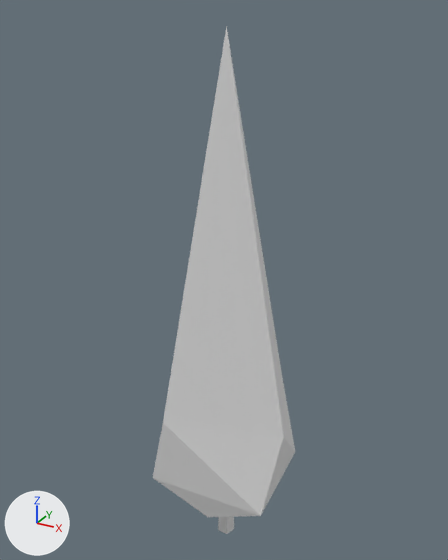
A saved change to the glTF model models/ultimate-pack/low-poly-10/m/nature-tree-poplar.glb.
Both versions are drawn from a camera (50 mm lens) standing at (3.71, -6.8, 7.82) and looking at (-0.12, 0.16, 4.34). Every picture has the same lights, and +X, +Y and +Z are marked at lower left. The picture after the commit comes second. Where no turn or scale is listed for an object, it has been applied to the vertices.

Objects in the first picture: 'tree-poplar'.
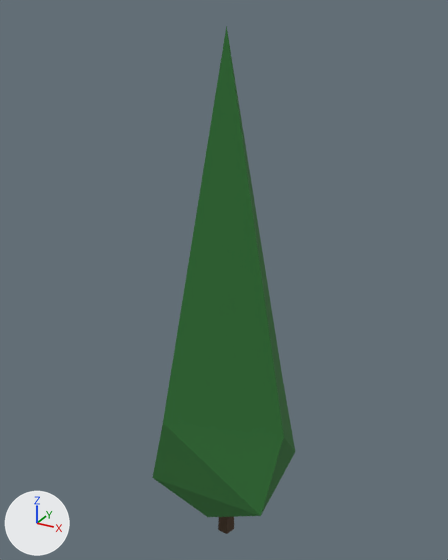
Changed parts and their boxes (x1, y1, x2, y2) in the pictures (448 x 560 px):
'tree-poplar', recoloured (white to dark green): (153, 26, 295, 534) in both

Diff of the bpy script that builds the scene:
```diff
--- a/models/ultimate-pack/low-poly-10/m/nature-tree-poplar.glb.py
+++ b/models/ultimate-pack/low-poly-10/m/nature-tree-poplar.glb.py
@@ mat_10_brown_dark @@
 mat_10_brown_dark = principled_material('10 BROWN-DARK')
-mat_10_brown_dark.base_color = (0.8, 0.8, 0.8)  # white #e7e7e7
+mat_10_brown_dark.base_color = (0.0742, 0.0437, 0.0242)  # brown #4d3b2b
 mat_10_brown_dark.metallic = 0.4
@@ mat_35_green_medium @@
 mat_35_green_medium = principled_material('35 GREEN-MEDIUM')
-mat_35_green_medium.base_color = (0.8, 0.8, 0.8)  # white #e7e7e7
+mat_35_green_medium.base_color = (0.0296, 0.165, 0.0356)  # dark green #307135
 mat_35_green_medium.metallic = 0.4
```
